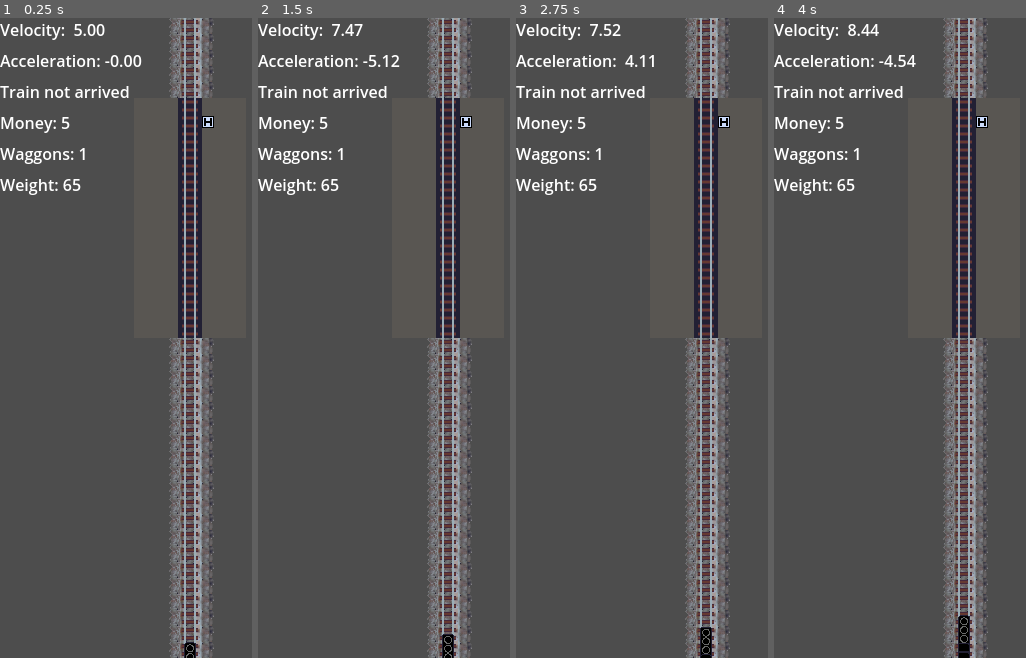
Above: before the commit, frames 1-4 (left to right).
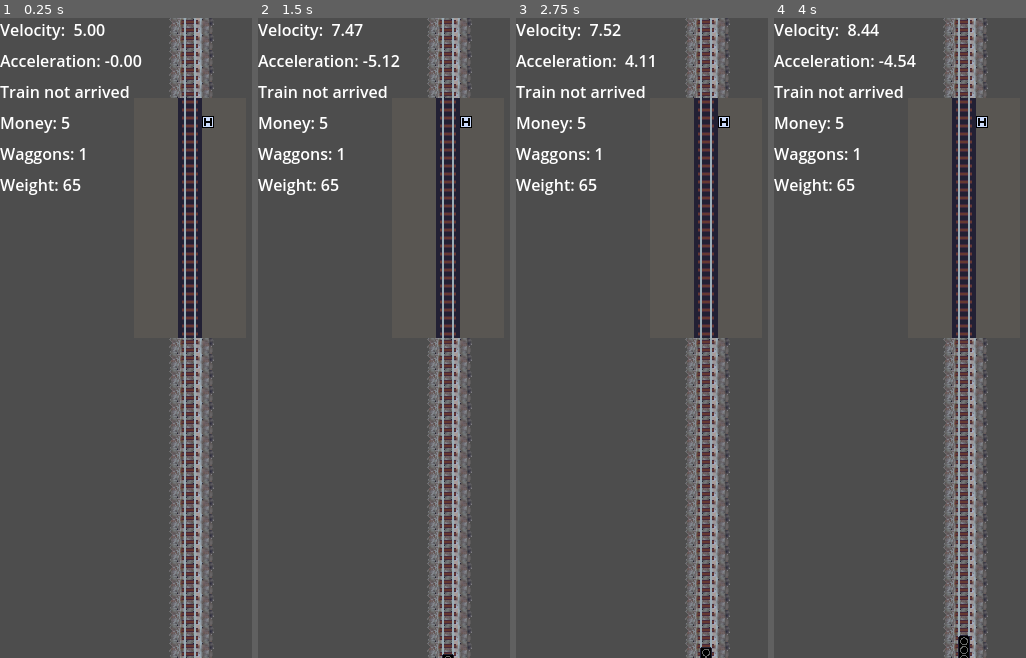
Above: after the commit, the same moments.

Repository: sthoni/gamejamaugust2024
Game: Godot game, scene res://game.tscn
Same seed, same stepped clock (60 frames per second), same inputs: the game is played once before the commit and once after it.
Inputs:
- Up to frame 1 (0.25 s): no input
- Up to frame 2 (1.5 s): tap Enter (shop) at 0.5, 0.77 s; hold Up (accelerate) 0.53-1.28 s; hold Down (brake) from 1.28 s (still down)
- Up to frame 3 (2.75 s): tap Enter (shop) at 1.52 s; release Down (brake) at 2.03 s; hold Up (accelerate) from 2.03 s (still down)
- Up to frame 4 (4 s): tap Space at 2.75 s; tap Enter (shop) at 3.02, 3.77 s; release Up (accelerate) at 3.53 s; hold Down (brake) from 3.53 s (still down)

The runs differ from the first frame. In frame 1, 0.1% of the frame differs, in the area x 73-78%, y 97-100%; in frame 2, 0.2%; in frame 3, 0.2%; in frame 4, 0.2%, in the area x 73-78%, y 93-100%.

Commit message:
Übergang zwischen Level vorhanden.

Diff:
--- a/game.gd
+++ b/game.gd
@@ -4,6 +4,8 @@
 
 @onready var level: Level = $Level
 @onready var shop: Shop = $Shop
+@onready var label_level: Label = %LabelLevel
+@onready var panel_container: PanelContainer = $PanelContainer
 @onready var level_stats: LevelStats = preload("res://level/level_start.tres")
 
 func _ready() -> void:
@@ -39,6 +41,17 @@
 
 func _on_level_end_reached() -> void:
 	game_stats.current_level += 1
+	panel_container.position = Vector2(0.0, 640.0)
+	var tween = get_tree().create_tween()
+	tween.tween_property(panel_container, "position", Vector2(0.0,0.0), 1)
+	label_level.text = "Level %s" % game_stats.current_level
+	tween.tween_property(label_level, "visible_characters", 8, 1)
+	tween.tween_callback(create_new_level)
+	tween.tween_property(label_level, "visible_characters", 0, 0.5)
+	tween.tween_property(panel_container, "position", Vector2(0.0,-640.0), 1)
+
+
+func create_new_level() -> void:
 	level.level_stats = level_stats.create_instance(game_stats.current_level)
 	var shop_items: Array[Item] = level_stats.item_pool.get_two_unique_random_items()
 	shop.item_display1.item_displayed = shop_items[0]
--- a/game.tscn
+++ b/game.tscn
@@ -13,3 +13,24 @@
 
 [node name="Shop" parent="." instance=ExtResource("4_tp65r")]
 visible = false
+
+[node name="PanelContainer" type="PanelContainer" parent="."]
+anchors_preset = 15
+anchor_right = 1.0
+anchor_bottom = 1.0
+offset_top = 640.0
+offset_bottom = 640.0
+grow_horizontal = 2
+grow_vertical = 2
+
+[node name="CenterContainer" type="CenterContainer" parent="PanelContainer"]
+layout_mode = 2
+size_flags_horizontal = 3
+size_flags_vertical = 3
+
+[node name="LabelLevel" type="Label" parent="PanelContainer/CenterContainer"]
+unique_name_in_owner = true
+layout_mode = 2
+text = "LEVEL"
+visible_characters = 0
+visible_ratio = 0.0
--- a/level/level.gd
+++ b/level/level.gd
@@ -16,7 +16,7 @@
 	level_stats = value
 	if train:
 		train.train_stats = level_stats.train_stats
-		train.position.y = 650
+		train.position.y = 670
 		station.station_stats = level_stats.station_stats
 
 
--- a/theme.tres
+++ b/theme.tres
@@ -1,4 +1,7 @@
-[gd_resource type="Theme" format=3 uid="uid://c5vctt5fcxfn"]
+[gd_resource type="Theme" load_steps=2 format=3 uid="uid://c5vctt5fcxfn"]
+
+[sub_resource type="StyleBoxFlat" id="StyleBoxFlat_nj5fc"]
+bg_color = Color(0, 0, 0, 1)
 
 [resource]
 GridContainer/constants/h_separation = 32
@@ -8,4 +11,5 @@
 MarginContainer/constants/margin_left = 64
 MarginContainer/constants/margin_right = 64
 MarginContainer/constants/margin_top = 64
+PanelContainer/styles/panel = SubResource("StyleBoxFlat_nj5fc")
 VBoxContainer/constants/separation = 8
